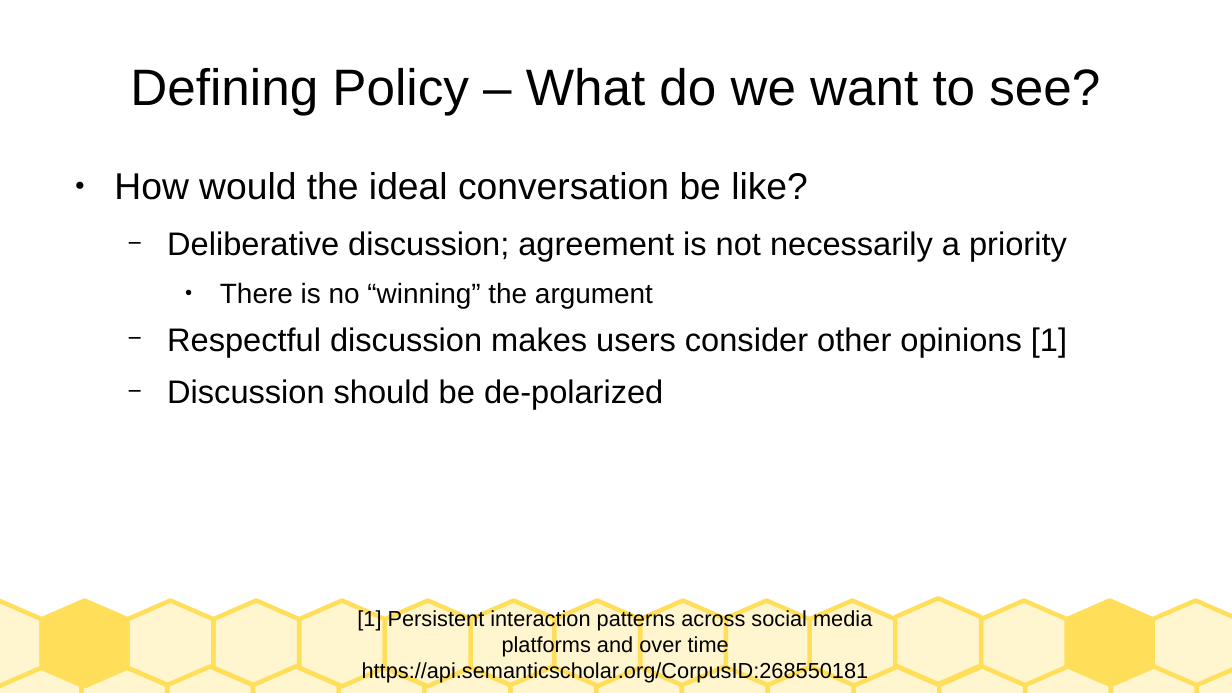
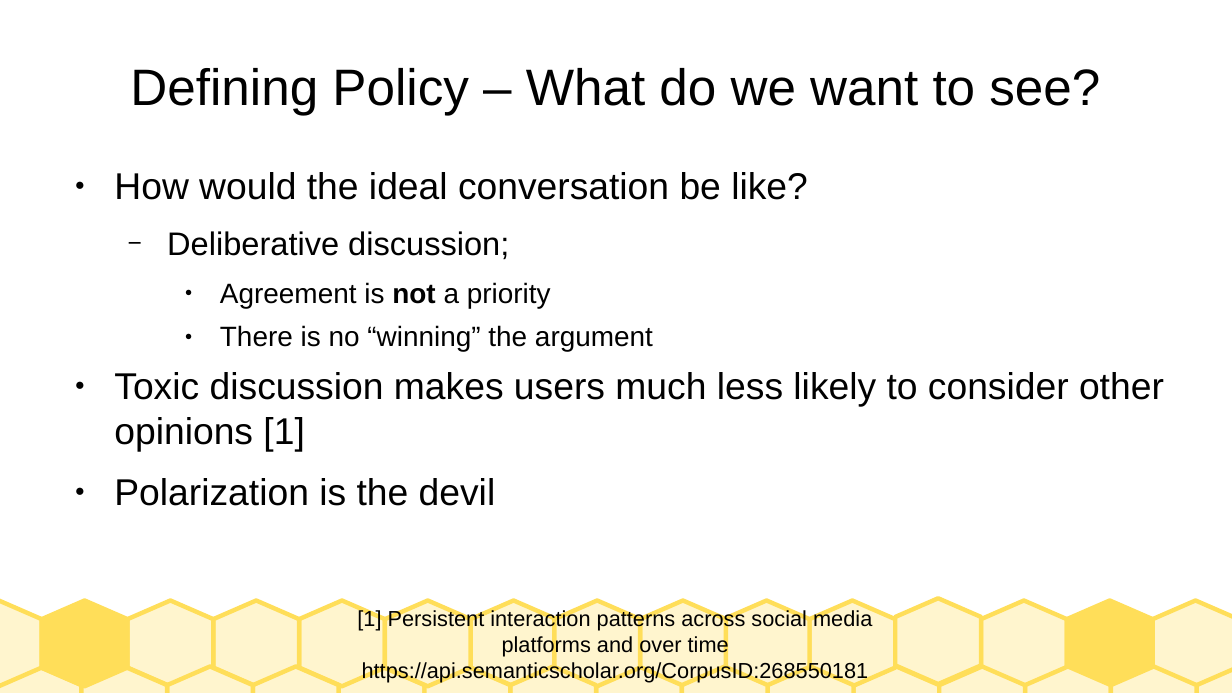
Before and after one commit to dimits-ts/llm_moderation_research, a slide deck: slide 3 of presentations/prompts.odp. Drawn at 1232x693 pixels with LibreOffice and Linux fonts; fonts in the diff are those of the drawing. Boxes give left, top, right and bottom in pixels: in the first picture for what was removed or moved away, otherwise in the second. Text is boxed around its words. In the diff, an @@ line names an element or a change of style, - is before the commit and + after.

```diff
--- a/presentations/prompts.odp
+++ b/presentations/prompts.odp
@@ text at box(167, 231, 551, 308): text changed @@
-  − Deliberative discussion; agreement is not necessarily a priority
+  − Deliberative discussion;
+    ● Agreement is not a priority
@@ text at box(114, 372, 1164, 506): text changed; size 21 to 24 pt @@
-  − Respectful discussion makes users consider other opinions [1]
-  − Discussion should be de-polarized
+● Toxic discussion makes users much less likely to consider other opinions [1]
+● Polarization is the devil
```
Also in this commit, not shown: 8 other slides changed.
